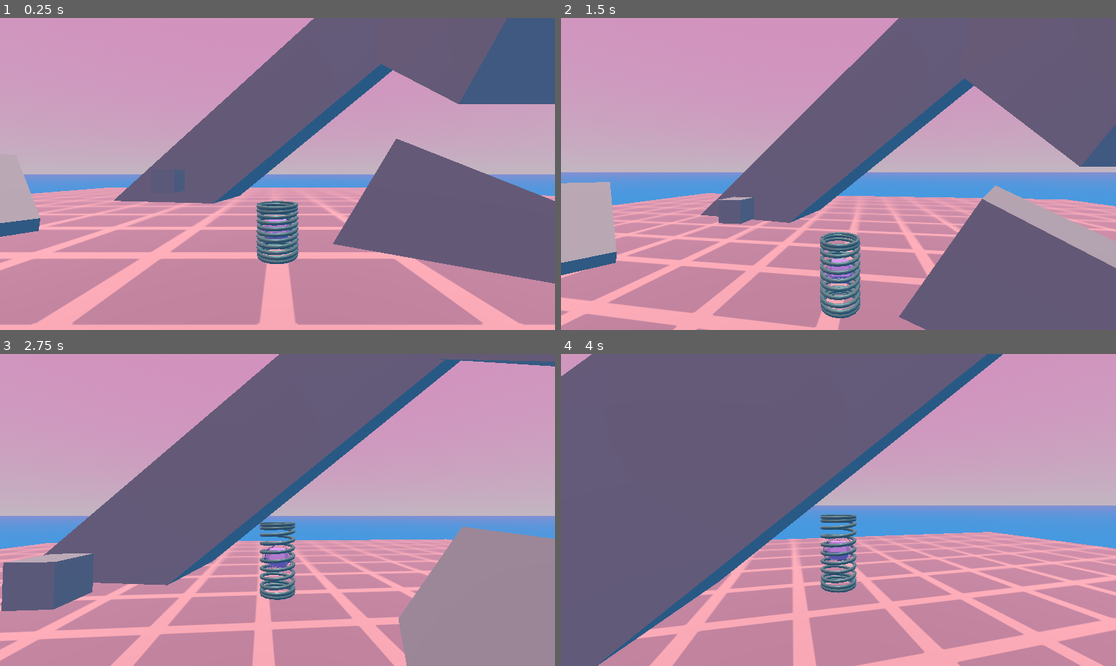
Above: before the commit, frames 1-4 (two rows, left to right).
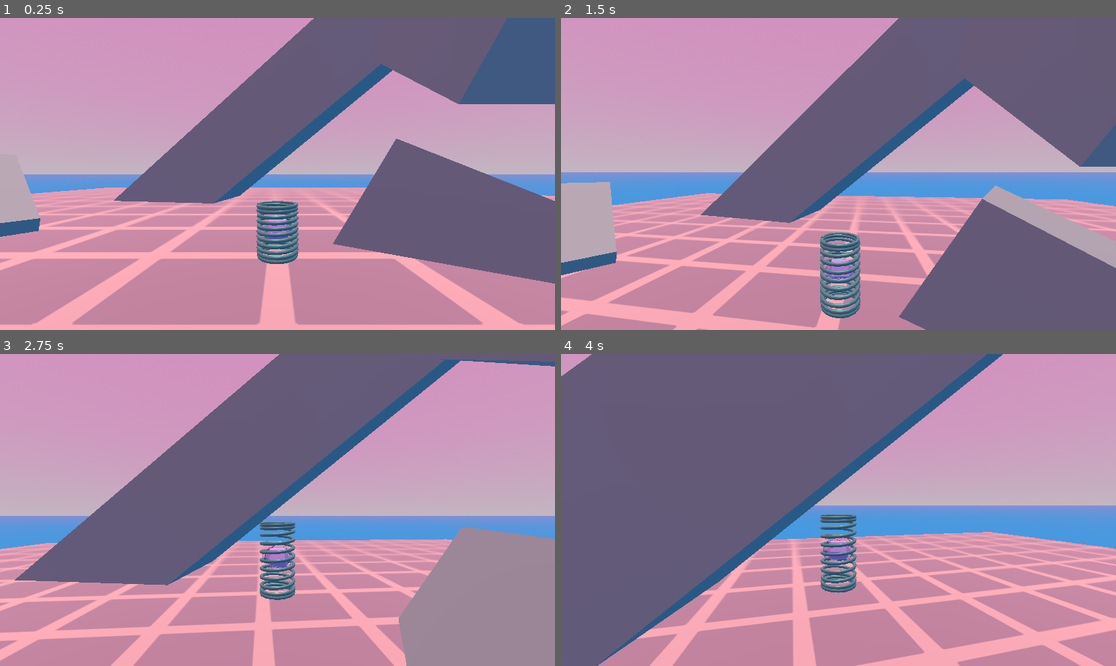
Above: after the commit, the same moments.

Repository: Althories/springstar
Game: Godot game, scene res://Scenes/Levels/main.tscn
The game is run twice, just before and just after one commit, with the same random seed, the same clock (stepped at 60 frames per second) and the same inputs. This scene is started directly instead of the project's main scene.
Inputs (mouse positions are in pixels of both pictures, inside the frame that each line leads up to):
- Up to frame 1 (0.25 s): no input
- Up to frame 2 (1.5 s): move the mouse to (866, 174) at 0.52 s; press the mouse at (866, 174) at 0.53 s; hold W (move_forward) from 0.53 s (still down); tap Space (jump) at 0.77 s; move the mouse to (810, 174) at 1.27 s; release the mouse at (810, 174) at 1.28 s; tap Tab (show_compass) at 1.35 s
- Up to frame 3 (2.75 s): keep holding W (move_forward); tap Space (jump) at 1.52 s; move the mouse to (288, 503) at 2.02 s; press the mouse at (288, 503) at 2.03 s
- Up to frame 4 (4 s): keep holding W (move_forward); move the mouse to (832, 516) at 2.77 s; release the mouse at (832, 516) at 2.78 s; tap Tab (show_compass) at 2.85 s; tap Space (jump) at 3.02, 3.77 s; move the mouse to (877, 513) at 3.52 s; press the mouse at (877, 513) at 3.53 s

The runs differ from the first frame. In frame 1, 0.1% of the frame differs, in the area x 31-34%, y 48-56%; in frame 2, 0.3%; in frame 3, 2.3%, in the area x 0-17%, y 63-83%; in frame 4, nothing differs.

Commit message:
checkpoint setup
removed checkpoint mesh,
added ex to tutorial with full implementation on the way

Diff:
--- a/Scenes/Levels/Checkpoint/Checkpoint_Zone.tscn
+++ b/Scenes/Levels/Checkpoint/Checkpoint_Zone.tscn
@@ -1,16 +1,11 @@
-[gd_scene load_steps=4 format=3 uid="uid://fiq6jrmlkyv4"]
+[gd_scene load_steps=3 format=3 uid="uid://fiq6jrmlkyv4"]
 
 [ext_resource type="Script" uid="uid://ck6stwkt2trs5" path="res://Scripts/Checkpoints/checkpoint.gd" id="1_rq2ec"]
 
 [sub_resource type="BoxShape3D" id="BoxShape3D_5sf7f"]
-
-[sub_resource type="BoxMesh" id="BoxMesh_d8okw"]
 
 [node name="Checkpoint" type="Area3D"]
 script = ExtResource("1_rq2ec")
 
 [node name="Checkpoint_Col" type="CollisionShape3D" parent="."]
 shape = SubResource("BoxShape3D_5sf7f")
-
-[node name="Checkpoint_Mesh" type="MeshInstance3D" parent="."]
-mesh = SubResource("BoxMesh_d8okw")
